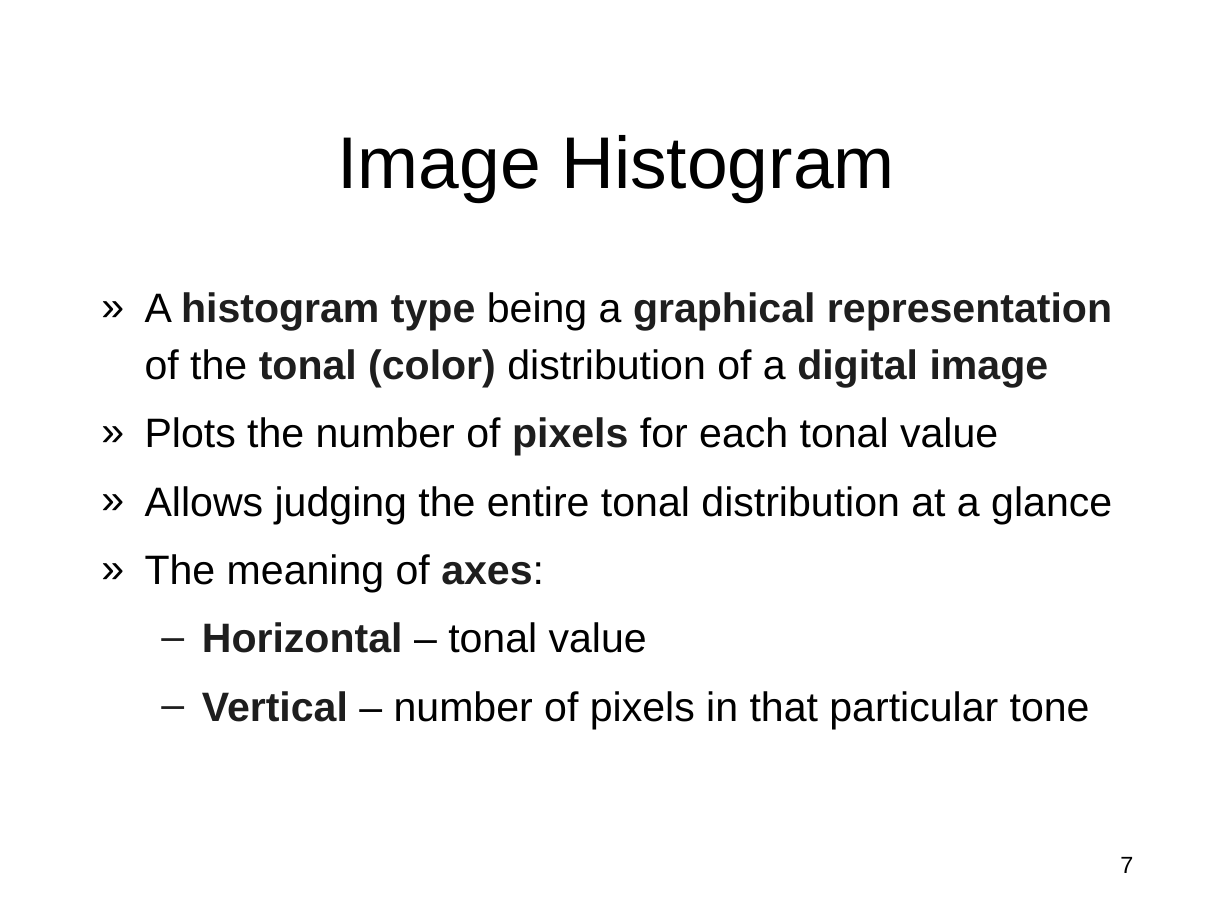
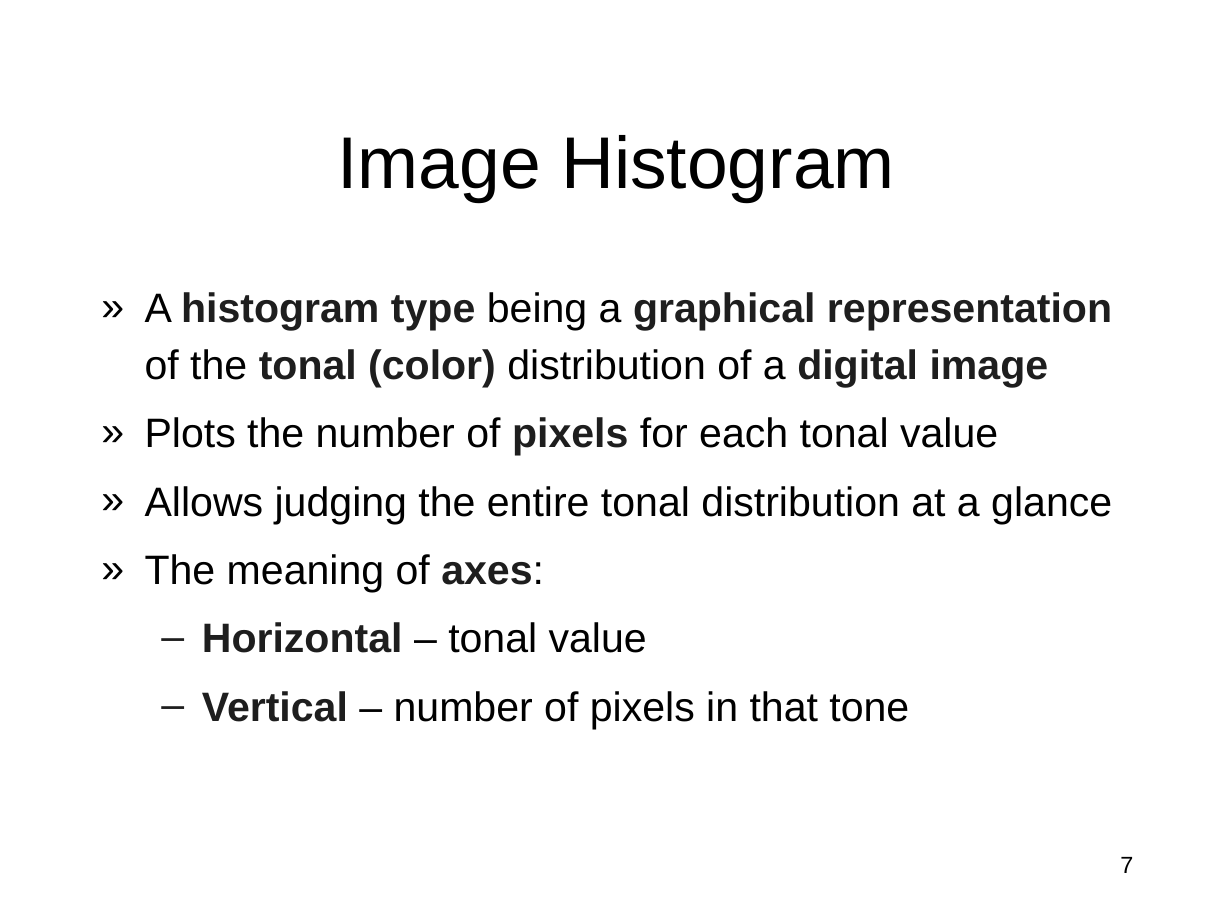
Before and after one commit to miklesz/Courses, a slide deck: slide 7 of Advanced Multimedia Information Processing and Communications/05 (14) Histograms/Histograms.pptx. Drawn at 1232x924 pixels with LibreOffice and Linux fonts; fonts in the diff are those of the drawing; background and template pictures are left out. Boxes give left, top, right and bottom in pixels: in the first picture for what was removed or moved away, otherwise in the second. Text is boxed around its words. In the diff, an @@ line names an element or a change of style, - is before the commit and + after.

```diff
--- a/Advanced Multimedia Information Processing and Communications/05 (14) Histograms/Histograms.pptx
+++ b/Advanced Multimedia Information Processing and Communications/05 (14) Histograms/Histograms.pptx
@@ text at <box>202,691,909,729</box>: text changed @@
-  – Vertical – number of pixels in that particular tone
+  – Vertical – number of pixels in that tone
```
Also in this commit, not shown: 8 other files.
